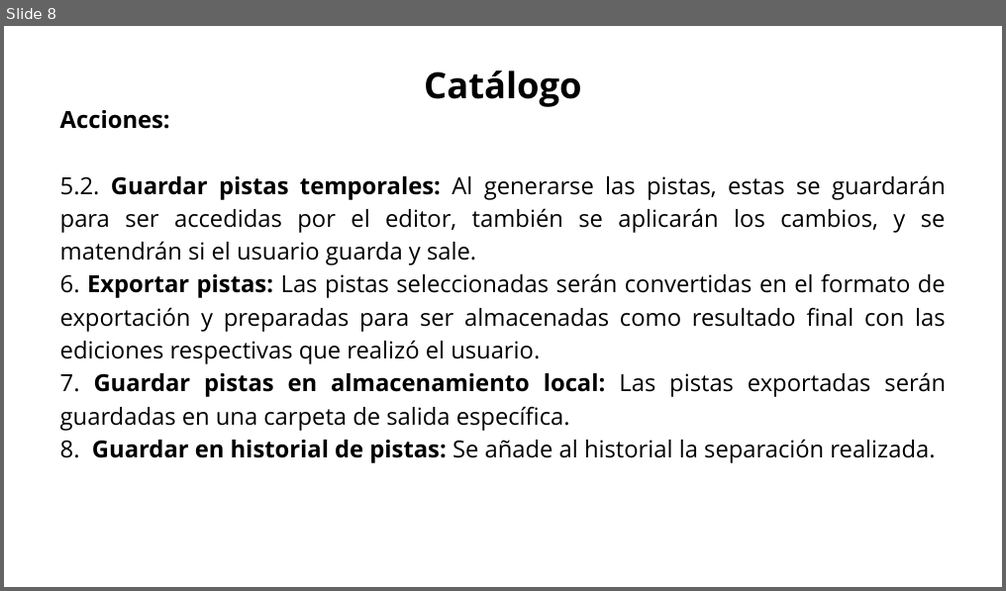
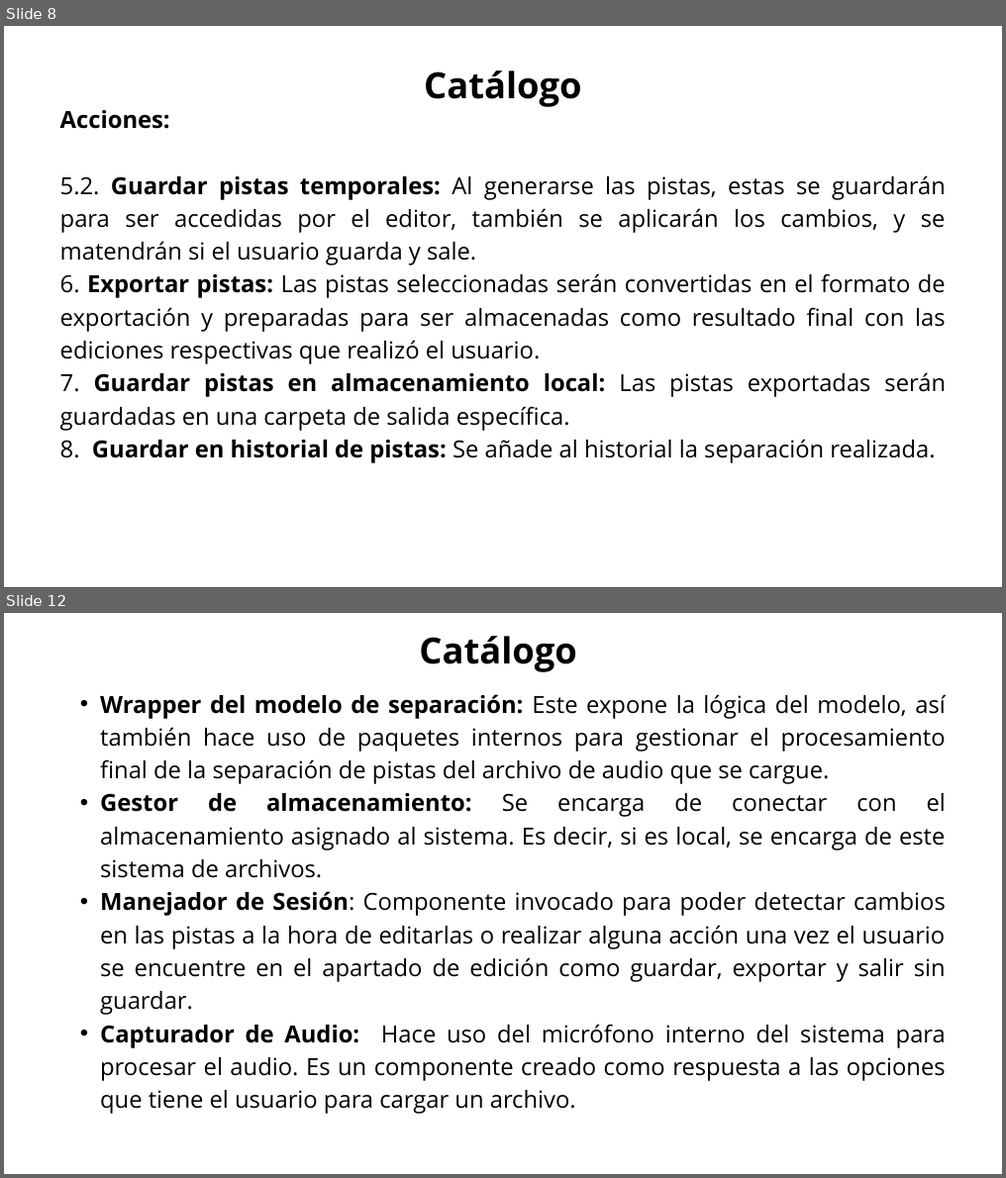
Before and after one commit to Jucer74/SoftwareArchitecture, a slide deck: Project/Views/SistemaSeparacionAudio.views.pptx. Shown one above the other, each under a label of ours: slide 8 before the commit, slides 8 and 12 after it; the slides between them are not shown. The pictures are 1006x591 and 1006x1178 pixels, drawn with LibreOffice and Linux fonts; fonts in the diff are those of the drawing. Boxes give left, top, right and bottom in pixels: in the first picture for what was removed or moved away, otherwise in the second. Text is boxed around its words. In the diff, an @@ line names an element or a change of style, - is before the commit and + after.

```diff
--- a/Project/Views/SistemaSeparacionAudio.views.pptx
+++ b/Project/Views/SistemaSeparacionAudio.views.pptx
@@ slide 12 added at (4, 613, 1002, 1174), background #FFFFFF @@
@@ text added at (419, 636, 577, 672), 52 pt, text #000000, bold @@
+Catálogo
@@ text added at (100, 694, 945, 1114), 34 pt, text #000000 @@
+  • Wrapper del modelo de separación: Este expone la lógica del modelo, así también hace uso de paquetes internos para gestionar el procesamiento final de la separación de pistas del archivo de audio que se cargue.
+  • Gestor de almacenamiento: Se encarga de conectar con el almacenamiento asignado al sistema. Es decir, si es local, se encarga de este sistema de archivos.
+  • Manejador de Sesión: Componente invocado para poder detectar cambios en las pistas a la hora de editarlas o realizar alguna acción una vez el usuario se encuentre en el apartado de edición como guardar, exportar y salir sin guardar.
+  • Capturador de Audio: Hace uso del micrófono interno del sistema para procesar el audio. Es un componente creado como respuesta a las opciones que tiene el usuario para cargar un archivo.
```
Also in this commit, not shown: 10 slides changed, 6 other slides added, 5 slides removed.
